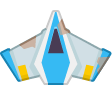
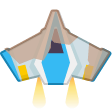
Layers edited between the first and the second 112 × 112 image:
showed "25" over [4, 9, 111, 85]
hid "75" over [4, 10, 111, 86]
showed "Layer 2 copy" over [32, 77, 79, 108]
